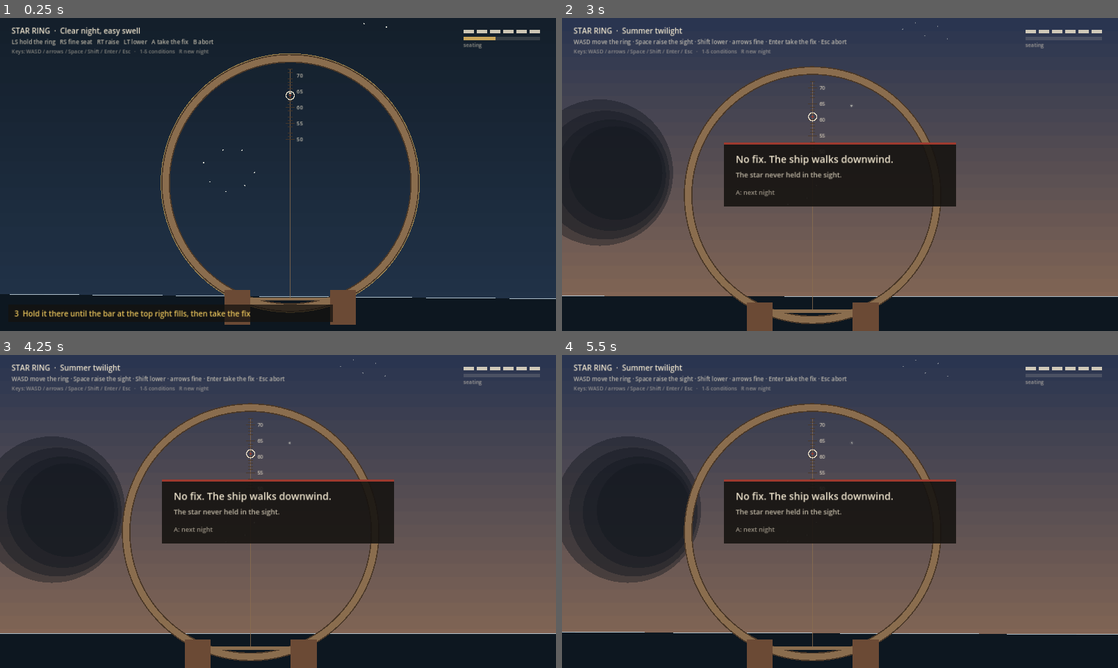
Above: before the commit, frames 1-4 (two rows, left to right).
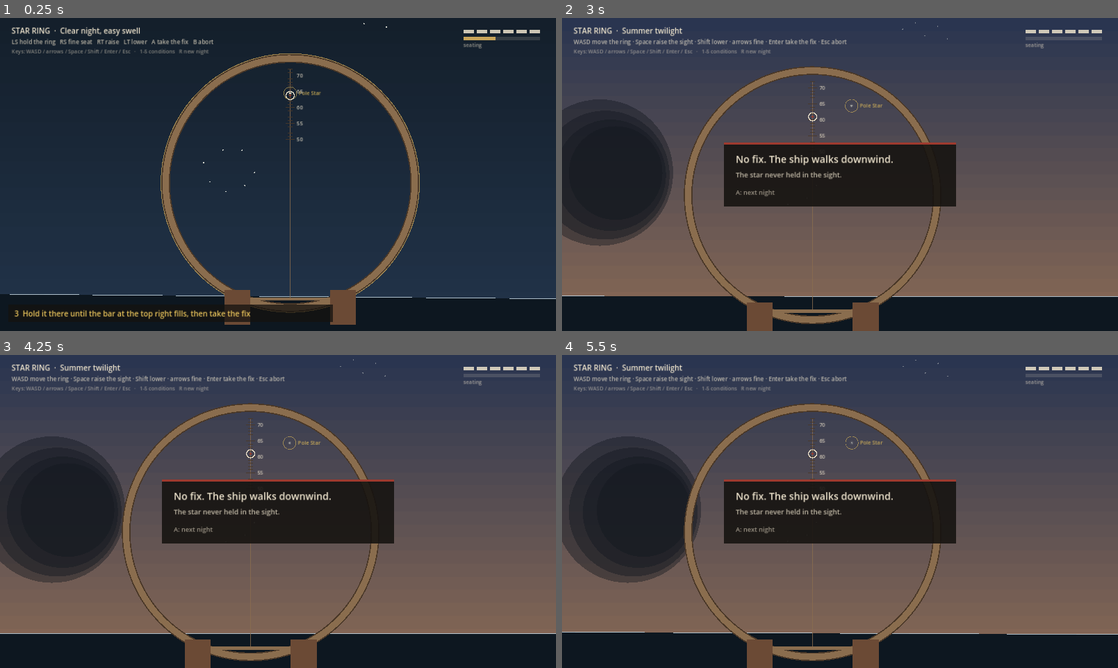
Above: after the commit, the same moments.

Repository: nickdoneysr/Vinland
Game: Godot game, scene res://scenes/star_ring.tscn
Same seed, same stepped clock (60 frames per second), same inputs: the game is played once before the commit and once after it. This scene is started directly instead of the project's main scene.
Inputs (mouse positions are in pixels of both pictures, inside the frame that each line leads up to):
- Up to frame 1 (0.25 s): no input
- Up to frame 2 (3 s): tap Enter (commit) at 0.5, 2, 2.85 s; move the mouse to (962, 158) at 0.52 s; hold D (ls_right) 0.53-1.28 s; hold F (alt) 0.53-1.28 s; click (962, 158) at 0.67 s; tap Shift (lt) at 0.8, 1.35, 2.3 s; tap Space (rt) at 1.25 s; move the mouse to (728, 190) at 1.27 s; hold S (ls_down) 1.28-2.03 s; tap F (alt) at 1.55 s; move the mouse to (895, 105) at 2.02 s; hold D (ls_right) 2.03-2.78 s; hold F (alt) 2.03-2.78 s; move the mouse to (812, 237) at 2.77 s; hold W (ls_up) from 2.78 s (still down); click (812, 237) at 2.92 s
- Up to frame 3 (4.25 s): tap F (alt) at 3.05 s; move the mouse to (444, 558) at 3.52 s; release W (ls_up) at 3.53 s; hold A (ls_left) from 3.53 s (still down); hold Shift (lt) from 3.53 s (still down)
- Up to frame 4 (5.5 s): move the mouse to (673, 464) at 4.27 s; release Shift (lt) at 4.28 s; tap Space (rt) at 4.35 s; tap F (alt) at 4.55 s; move the mouse to (867, 511) at 5.02 s; release A (ls_left) at 5.03 s; hold S (ls_down) from 5.03 s (still down); hold E (tool_next) from 5.03 s (still down); click (867, 511) at 5.17 s; tap Shift (lt) at 5.3 s

The runs differ from the first frame. In frame 1, less than 0.1% of the frame differs, in the area x 28-76%, y 11-95%; in frame 2, less than 0.1%; in frame 3, less than 0.1%; in frame 4, less than 0.1%.

Commit message:
Mark the Pole Star on easier settings; plan: R1 watching, F33 in progress after first playtest
Co-Authored-By: Claude Opus 5.5 <noreply@anthropic.com>
Claude-Session: https://claude.ai/code/session_018inbrQHz2eFfbj9ny1keZA

Diff:
--- a/data/minigames.json
+++ b/data/minigames.json
@@ -104,14 +104,14 @@
   "_note": "Overrides per difficulty. Forgiving is the default for new players; Hard is the original tuning the expert bots were built on.",
   "forgiving": {
    "ring": {
-    "seat_radius_deg": 2.6,
+    "seat_radius_deg": 3.0,
     "seat_seconds": 0.6,
     "clean_err": 0.8,
     "partial_err": 2.2,
     "sway_scale": 0.45,
     "assist_level": 0.6,
     "move_speed": 340.0,
-    "cloud_scale": 0.55,
+    "cloud_scale": 0.45,
     "seat_decay": 0.0
    },
    "hand_line": {
--- a/scripts/minigames/star_ring.gd
+++ b/scripts/minigames/star_ring.gd
@@ -256,6 +256,9 @@
 	var tw_flicker := 0.85 + 0.15 * sin(t * 7.0)
 	draw_circle(s, 7.0, Color(1, 1, 0.9, 0.12 * sa))
 	draw_circle(s, 3.4, Color(1, 1, 0.92, sa * tw_flicker))
+	if Game.settings.difficulty != "hard" and _star_visible(s):
+		draw_arc(s, 22, 0, TAU, 32, Color(0.91, 0.76, 0.35, 0.55), 2.0)
+		draw_string(_font, s + Vector2(28, 6), "Pole Star", HORIZONTAL_ALIGNMENT_LEFT, -1, 18, Color(0.91, 0.76, 0.35, 0.8))
 	# clouds and fog
 	for c in clouds:
 		for k in 4:
Not shown, changed: docs/Vinland_Game_Development_Plan.xlsx
